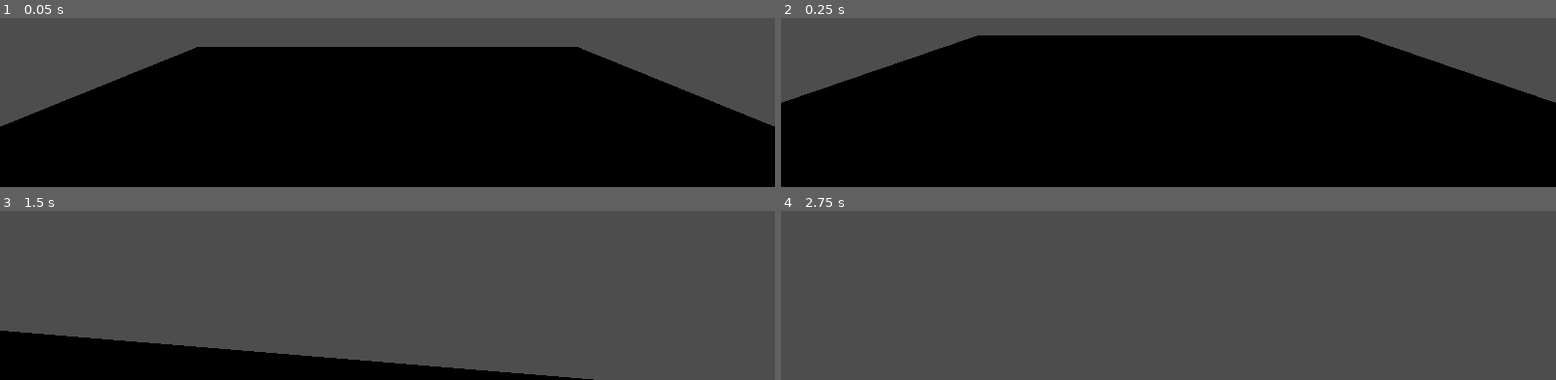
Above: before the commit, frames 1-4 (two rows, left to right).
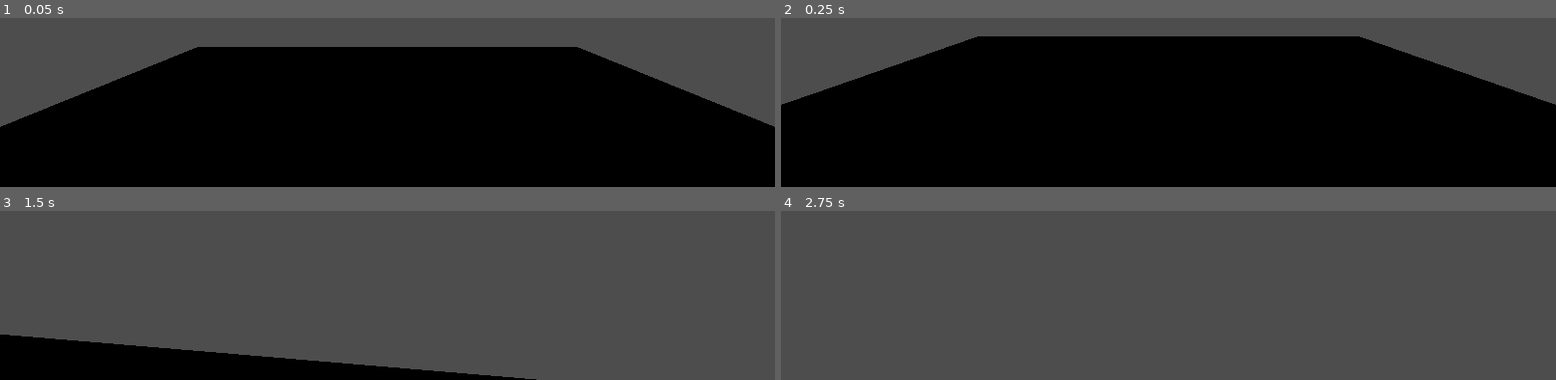
Above: after the commit, the same moments.

Repository: DrOtter3000/janitory-activity-2
Game: Godot game, scene res://home.tscn
The game is run twice, just before and just after one commit, with the same random seed, the same clock (stepped at 60 frames per second) and the same inputs.
Inputs (mouse positions are in pixels of both pictures, inside the frame that each line leads up to):
- Up to frame 1 (0.05 s): no input
- Up to frame 2 (0.25 s): no input
- Up to frame 3 (1.5 s): move the mouse to (outside the picture) at 0.52 s; hold W (forward) from 0.53 s (still down); tap Space (jump) at 0.6, 0.77, 1.07, 1.35 s; move the mouse to (outside the picture) at 1.27 s
- Up to frame 4 (2.75 s): keep holding W (forward); tap Space (jump) at 1.52, 1.82, 2.1 s; move the mouse to (outside the picture) at 2.02 s

The runs differ from the first frame. In frame 1, less than 0.1% of the frame differs, in the area x 0-100%, y 17-65%; in frame 2, 0.7%; in frame 3, 1.8%, in the area x 0-77%, y 70-100%; in frame 4, nothing differs.

Commit message:
add cambob

Diff:
--- a/home.tscn
+++ b/home.tscn
@@ -10,12 +10,12 @@
 
 [node name="Home" type="Node3D"]
 
-[node name="MeshInstance3D" type="MeshInstance3D" parent="."]
+[node name="Floor" type="MeshInstance3D" parent="." groups=["WoodenFloor"]]
 mesh = SubResource("BoxMesh_u8r0f")
 
-[node name="StaticBody3D" type="StaticBody3D" parent="MeshInstance3D"]
+[node name="StaticBody3D" type="StaticBody3D" parent="Floor"]
 
-[node name="CollisionShape3D" type="CollisionShape3D" parent="MeshInstance3D/StaticBody3D"]
+[node name="CollisionShape3D" type="CollisionShape3D" parent="Floor/StaticBody3D"]
 shape = SubResource("ConcavePolygonShape3D_wsdji")
 
 [node name="Player" parent="." instance=ExtResource("1_he85h")]
--- a/player.gd
+++ b/player.gd
@@ -6,21 +6,24 @@
 var jump_speed = 5
 var mouse_sensitivity = 0.002
 
+#Vars for CamBob
+var direction = Vector3.ZERO
+var _delta = 0.0
+var cb_speed = 7
+var cb_height = 0.5
+@onready var camera = $Camera3D
+@onready var cameraPos :Vector3 = camera.position
+
 func _ready():
 	Input.mouse_mode = Input.MOUSE_MODE_CAPTURED
 
 
 func _physics_process(delta):
-	velocity.y += -gravity * delta
-	var input = Input.get_vector("left", "right", "forward", "back")
-	var movement_dir = transform.basis * Vector3(input.x, 0, input.y)
-	velocity.x = movement_dir.x * speed
-	velocity.z = movement_dir.z * speed
+	movement(delta)
 
 
-	move_and_slide()
-	if is_on_floor() and Input.is_action_just_pressed("jump"):
-		velocity.y = jump_speed
+func _process(delta):
+	cambob(delta)
 
 
 func _input(event):
@@ -28,3 +31,30 @@
 		rotate_y(-event.relative.x * mouse_sensitivity)
 		$Camera3D.rotate_x(-event.relative.y * mouse_sensitivity)
 		$Camera3D.rotation.x = clampf($Camera3D.rotation.x, -deg_to_rad(60), deg_to_rad(65))
+
+
+func movement(delta):
+	velocity.y += -gravity * delta
+	var input = Input.get_vector("left", "right", "forward", "back")
+	var movement_dir = transform.basis * Vector3(input.x, 0, input.y)
+	velocity.x = movement_dir.x * speed
+	velocity.z = movement_dir.z * speed
+
+	move_and_slide()
+	if is_on_floor() and Input.is_action_just_pressed("jump"):
+		velocity.y = jump_speed
+
+	direction = movement_dir
+
+
+func cambob(delta):
+	_delta += delta
+
+	var cam_bob
+	if direction != Vector3.ZERO:
+		cam_bob = floor (abs(direction.z) + abs(direction.x)) * _delta * cb_speed
+	else:
+		cam_bob = _delta * cb_speed * 0.25
+
+	var objCam = cameraPos + Vector3.UP * sin(cam_bob) * cb_height
+	camera.position = camera.position.lerp(objCam, delta)
